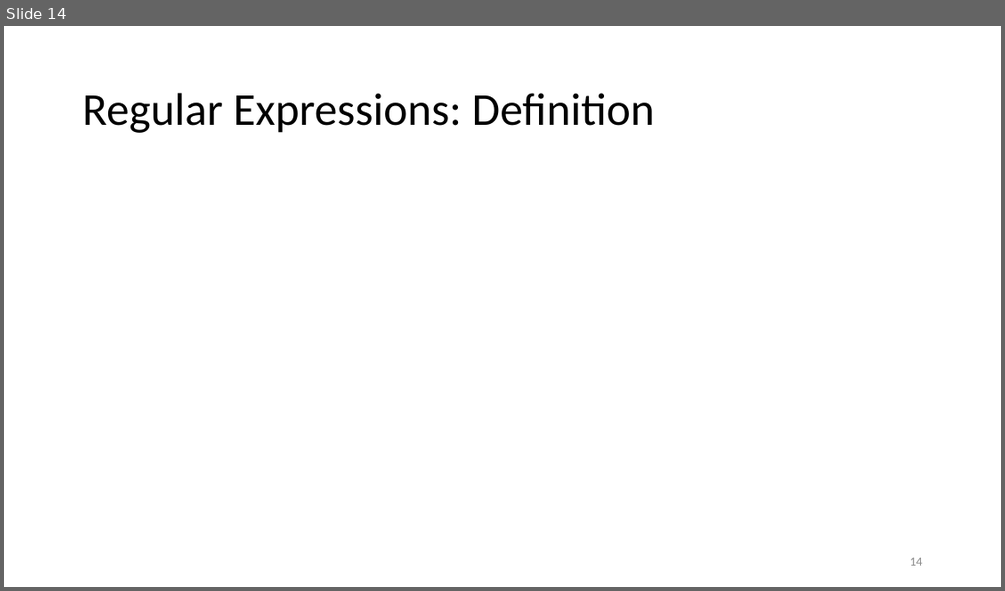
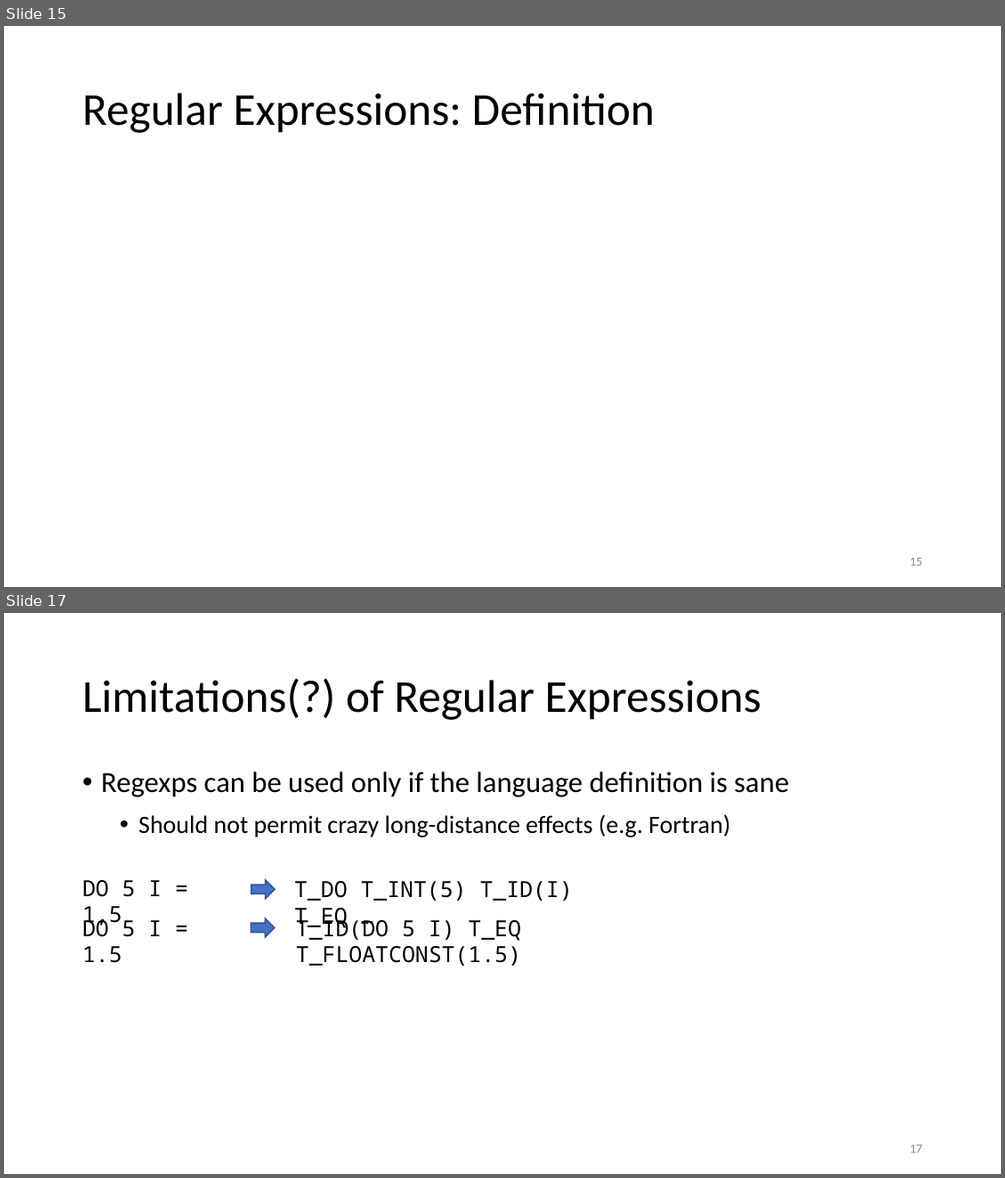
Before and after one commit to anoopsarkar/compilers-class, a slide deck: assets/ppt/lex/lex1-regexp-intro.pptx. Shown one above the other, each under a label of ours: slide 14 before the commit, slides 15 and 17 after it; the slides between them are not shown. The pictures are 1005x591 and 1005x1178 pixels, drawn with LibreOffice and Linux fonts; fonts in the diff are those of the drawing; grey boxes stand for pictures. Boxes give left, top, right and bottom in pixels: in the first picture for what was removed or moved away, otherwise in the second. Text is boxed around its words. In the diff, an @@ line names an element or a change of style, - is before the commit and + after.

```diff
--- a/assets/ppt/lex/lex1-regexp-intro.pptx
+++ b/assets/ppt/lex/lex1-regexp-intro.pptx
@@ slide 17 added at box(4, 613, 1001, 1174), background #FFFFFF @@
@@ title added at box(82, 678, 761, 720), 33 pt, text #000000 @@
+Limitations(?) of Regular Expressions
@@ text added at box(101, 771, 789, 837), 18 pt, text #000000 @@
+• Regexps can be used only if the language definition is sane
+  • Should not permit crazy long-distance effects (e.g. Fortran)
@@ group added at box(82, 880, 573, 965): 4 texts, 2 right arrows @@
+DO 5 I = 1,5
+T_DO T_INT(5) T_ID(I) T_EQ …
+DO 5 I = 1.5
+T_ID(DO 5 I) T_EQ T_FLOATCONST(1.5)
@@ page number added at box(910, 1144, 922, 1152), 9 pt, text #8C8C8C @@
+17
@@ what was slide 14 is now slide 15 @@
@@ page number at box(910, 557, 922, 565): text changed @@
-14
+15
```
Also in this commit, not shown: 6 slides changed, 1 other slide added, 3 other files.
